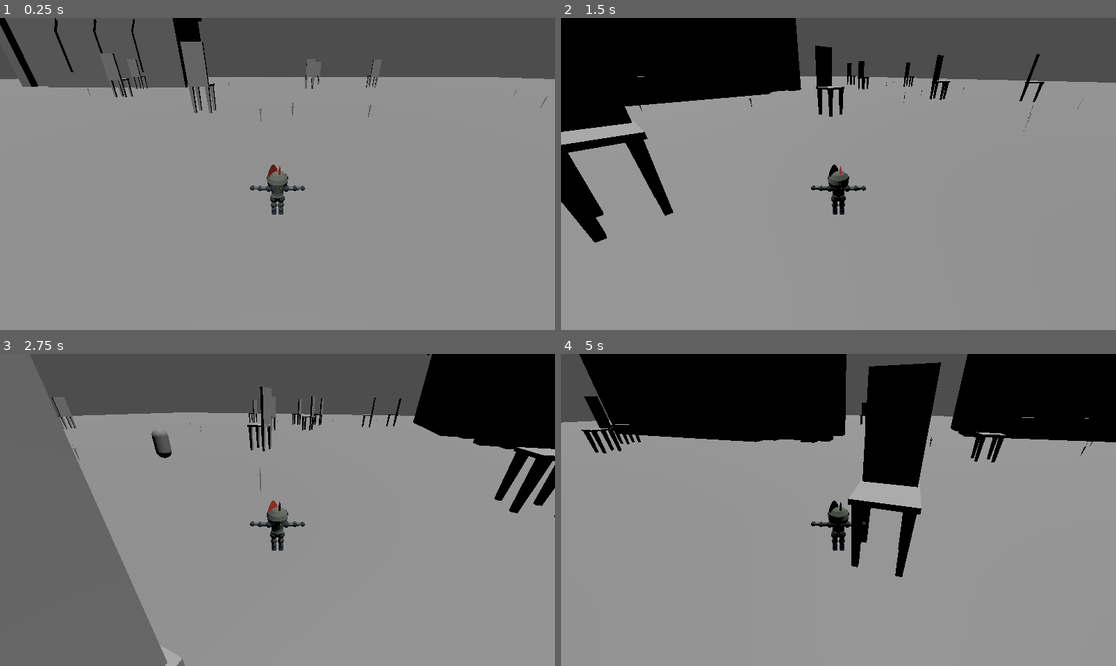
Above: before the commit, frames 1-4 (two rows, left to right).
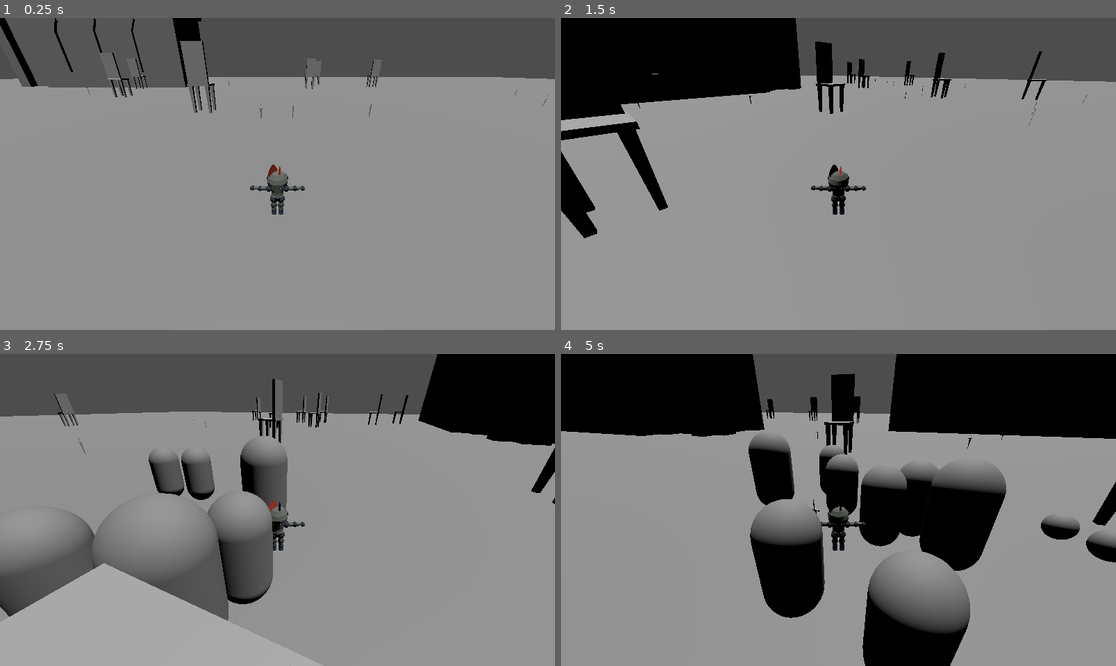
Above: after the commit, the same moments.

Repository: Tchetchouille/GMTK2024
Game: Godot game, scene res://scenes/main.tscn
Two runs of this game, one before a commit and one after it. Both use one fixed random seed, a clock stepped at 60 frames per second and the inputs below. This scene is started directly instead of the project's main scene.
Inputs (mouse positions are in pixels of both pictures, inside the frame that each line leads up to):
- Up to frame 1 (0.25 s): no input
- Up to frame 2 (1.5 s): move the mouse to (960, 158) at 0.52 s; hold D (move_right) 0.53-1.28 s; click (960, 158) at 0.6 s; move the mouse to (727, 189) at 1.27 s; hold S (move_back) from 1.28 s (still down); click (727, 189) at 1.35 s
- Up to frame 3 (2.75 s): move the mouse to (333, 441) at 2.02 s; release S (move_back) at 2.03 s; hold D (move_right) from 2.03 s (still down); click (333, 441) at 2.1 s
- Up to frame 4 (5 s): move the mouse to (810, 572) at 2.77 s; release D (move_right) at 2.78 s; hold W (move_forward) 2.78-3.53 s; click (810, 572) at 2.85 s; move the mouse to (1005, 556) at 3.52 s; hold A (move_left) from 3.53 s (still down); click (1005, 556) at 3.6 s; move the mouse to (672, 463) at 4.27 s; click (672, 463) at 4.35 s

The runs differ from the first frame. In frame 1, 0.2% of the frame differs, in the area x 0-99%, y 0-34%; in frame 2, 2.7%; in frame 3, 25%; in frame 4, 29%, in the area x 0-100%, y 0-100%.

Commit message:
scaling by killing

Diff:
--- a/resources/weapons/chair.tres
+++ b/resources/weapons/chair.tres
@@ -10,3 +10,4 @@
 model = ExtResource("1_f15lo")
 max_occurrences = 50
 radius = 1.0
+damage = 10.0
--- a/resources/weapons/church.tres
+++ b/resources/weapons/church.tres
@@ -10,3 +10,4 @@
 model = ExtResource("1_dbnc8")
 max_occurrences = 4
 radius = 15.0
+damage = 100.0
--- a/resources/weapons/needle.tres
+++ b/resources/weapons/needle.tres
@@ -6,7 +6,8 @@
 [resource]
 script = ExtResource("2_wd1r1")
 name = "Needle"
-scale = 0.05
+scale = 2000.0
 model = ExtResource("1_a4b5y")
 max_occurrences = 10
 radius = 0.5
+damage = 1.0
--- a/resources/weapons/sword.tres
+++ b/resources/weapons/sword.tres
@@ -10,3 +10,4 @@
 model = ExtResource("1_tu7ce")
 max_occurrences = 50
 radius = 1.0
+damage = 4.0
--- a/scenes/main.tscn
+++ b/scenes/main.tscn
@@ -18,6 +18,9 @@
 [node name="DirectionalLight3D" type="DirectionalLight3D" parent="."]
 transform = Transform3D(1, 0, 0, 0, -0.306925, 0.951734, 0, -0.951734, -0.306925, 0, 1.51204, 0)
 
-[node name="GameManager" parent="." node_paths=PackedStringArray("target") instance=ExtResource("4_xji4p")]
+[node name="GameManager" parent="." node_paths=PackedStringArray("target", "terrain") instance=ExtResource("4_xji4p")]
 enemy_scene = ExtResource("3_7w8k5")
+spawn_radius = 20.0
+number_of_enemies = 10
 target = NodePath("../Character")
+terrain = NodePath("../Terrain")
--- a/scripts/character_body_3d.gd
+++ b/scripts/character_body_3d.gd
@@ -2,7 +2,6 @@
 
 @export var speed = 10.0
 @export var inactivity_pickup_loss: float = 10
-@export var scale_increment: float = 0.01
 @export var current_weapon_resource: WeaponResource
 @export var knockback_strength: float = 100.0
 @export var knockback_duration: float = 0.5
@@ -14,7 +13,6 @@
 var is_picking_up = false
 var pickup_progress: float = 0
 var picking_up_weapon = null
-var scale_: float = 0.12
 var knockback_timer: float = 0.0
 var knockback_velocity: Vector3 = Vector3.ZERO
 var in_knockback: bool = false  # Track if the character is currently being knocked back
@@ -35,6 +33,10 @@
 		else:
 			# loose progress if not clicking
 			pickup_progress -= inactivity_pickup_loss * delta
+			if pickup_progress >= 0:
+				pickup_progress = 0
+				picking_up_weapon = null
+				is_picking_up = false
 
 		# Don't continue with the rest of the inputs
 		return
@@ -72,10 +74,8 @@
 func apply_knockback_effect(_delta):
 	if knockback_timer > 0:
 		knockback_timer -= _delta
-		print("Applying knockback: ", knockback_velocity, " Timer: ", knockback_timer)
 		velocity += knockback_velocity * _delta
 		if knockback_timer <= 0:
-			print("Knockback effect ended.")
 			knockback_velocity = Vector3.ZERO
 			in_knockback = false  # End knockback state
 
@@ -84,7 +84,6 @@
 	knockback_velocity = normal * knockback_strength
 	knockback_timer = knockback_duration
 	in_knockback = true  # Set knockback state to true
-	print("Knockback applied with velocity: ", knockback_velocity, " Duration: ", knockback_timer)
 
 func _on_collision_area_body_entered(body):
 	#print("Entered")
@@ -122,9 +121,3 @@
 		if enemy.has_method("take_damage") :
 			enemy.take_damage(current_weapon_resource.scale)
 			print("Ouch")
-
-func get_fat():
-	scale_ += scale_increment;
-	#scale.x = scale_
-	#scale.y = scale_
-	#scale.z = scale_
--- a/scripts/enemy.gd
+++ b/scripts/enemy.gd
@@ -10,14 +10,14 @@
 var knockback_timer: float = 0.0
 var knockback_velocity: Vector3 = Vector3.ZERO
 var in_knockback: bool = false  # Track if the character is currently being knocked back
-var health: int = 0  # Health will be set based on the scale value
+var health: float = 0  # Health will be set based on the scale value
 var speed: float = base_speed  # Speed will be adjusted based on target's scale_
 
 signal enemy_died
 
 func _ready():
 	# Set enemy's health based on its scale
-	health = int(transform.basis.get_scale().length())
+	health = scale.x
 
 func _physics_process(_delta):
 	apply_gravity(_delta)
--- a/scripts/game_manager.gd
+++ b/scripts/game_manager.gd
@@ -4,11 +4,14 @@
 @export var spawn_radius: float = 80.0  # Radius around the target where enemies will spawn
 @export var number_of_enemies: int = 1  # Number of enemies to spawn
 @export var target: CharacterBody3D  # The target that enemies should move towards
+@export var terrain: Terrain = null
 @export var scale_variation: float = 0.2  # Variation factor for enemy scale
+@export var scale_increment: float = 0.01 # scale increment factor when enemy killed
 
 var pause_menu = preload("res://scenes/UI/Menus/pause_menu.tscn")
 
 var enemies: Array = []
+var current_scale: float = 0.12
 
 func _ready():
 	spawn_enemies()
@@ -45,10 +48,8 @@
 
 func get_random_position_near_target() -> Vector3:
 	# Access the player's scale_ variable
-	var player_scale = target.scale_  # Assuming target is the player
-
 	# Calculate the adjusted spawn radius
-	var adjusted_spawn_radius = spawn_radius * player_scale
+	var adjusted_spawn_radius = spawn_radius * (1 + current_scale)
 
 	# Generate a random offset based on the adjusted radius
 	var random_offset = Vector3(
@@ -61,5 +62,36 @@
 
 func _on_enemy_died(enemy_instance: CharacterBody3D):
 	enemies.erase(enemy_instance)
+
+
+	var scale_amount = current_scale * scale_increment
+	scale_everything(scale_amount)
+
 	if enemies.size() == 0:
 		spawn_enemies()
+
+
+func scale_everything(amount: float):
+	## Scale world
+	# Get the player's position
+	var player_pos = target.transform.origin
+
+	# Calculate the direction vector from the terrain to the player
+	var to_player = terrain.transform.origin - player_pos
+
+	# Store the old scale
+	var old_scale = terrain.scale
+
+	# Scale down the terrain
+	terrain.scale -= Vector3.ONE * amount
+
+
+	# Calculate the scale ratio (to adjust the terrain position)
+	var scale_ratio = terrain.scale / old_scale
+
+	# Adjust the terrain's position so it scales towards the player
+	terrain.transform.origin = player_pos + to_player * scale_ratio
+
+
+	for enemy in enemies:
+		enemy.scale * scale_ratio
--- a/scripts/terrain.gd
+++ b/scripts/terrain.gd
@@ -55,27 +55,27 @@
 
 			taken_spaces.append(new_space)
 
-func _process(delta):
-	if player:
-		# Get the player's position
-		var player_pos = player.transform.origin
-
-		# Calculate the direction vector from the terrain to the player
-		var to_player = transform.origin - player_pos
-
-		# Store the old scale
-		var old_scale = scale
-
-		# Scale down the terrain
-		scale -= Vector3.ONE * delta * 0.05
-		if scale.is_zero_approx():
-			scale = Vector3.ZERO
-
-		# Calculate the scale ratio (to adjust the terrain position)
-		var scale_ratio = scale / old_scale
-
-		# Adjust the terrain's position so it scales towards the player
-		transform.origin = player_pos + to_player * scale_ratio
+#func _process(delta):
+	#if player:
+		## Get the player's position
+		#var player_pos = player.transform.origin
+		#
+		## Calculate the direction vector from the terrain to the player
+		#var to_player = transform.origin - player_pos
+		#
+		## Store the old scale
+		#var old_scale = scale
+		#
+		## Scale down the terrain
+		#scale -= Vector3.ONE * delta * 0.05
+		#if scale.is_zero_approx():
+			#scale = Vector3.ZERO
+		#
+		## Calculate the scale ratio (to adjust the terrain position)
+		#var scale_ratio = scale / old_scale
+		#
+		## Adjust the terrain's position so it scales towards the player
+		#transform.origin = player_pos + to_player * scale_ratio
 
 func add_weapon(weapon_resource: WeaponResource, position: Vector3):
 	var weapon = weapon_template.instantiate()
--- a/scripts/weapon_resource.gd
+++ b/scripts/weapon_resource.gd
@@ -8,17 +8,19 @@
 @export var item_model: PackedScene
 @export var max_occurrences: int
 @export var radius: float
+@export var damage: float
 
 # Make sure that every parameter has a default value.
 # Otherwise, there will be problems with creating and editing
 # your resource via the inspector.
-func _init(p_name="Default", p_scale = 0, p_model=null, p_item_model=null, p_max_occurrences=1, p_radius=1):
+func _init(p_name="Default", p_scale = 0, p_model=null, p_item_model=null, p_max_occurrences=1, p_radius=1, p_damage=1):
 	name = p_name
 	scale = p_scale
 	model = p_model
 	item_model = p_item_model
 	max_occurrences = p_max_occurrences
 	radius = p_radius
+	damage = p_damage
 
 func is_pickable(playerScale):
 	return playerScale >= scale
